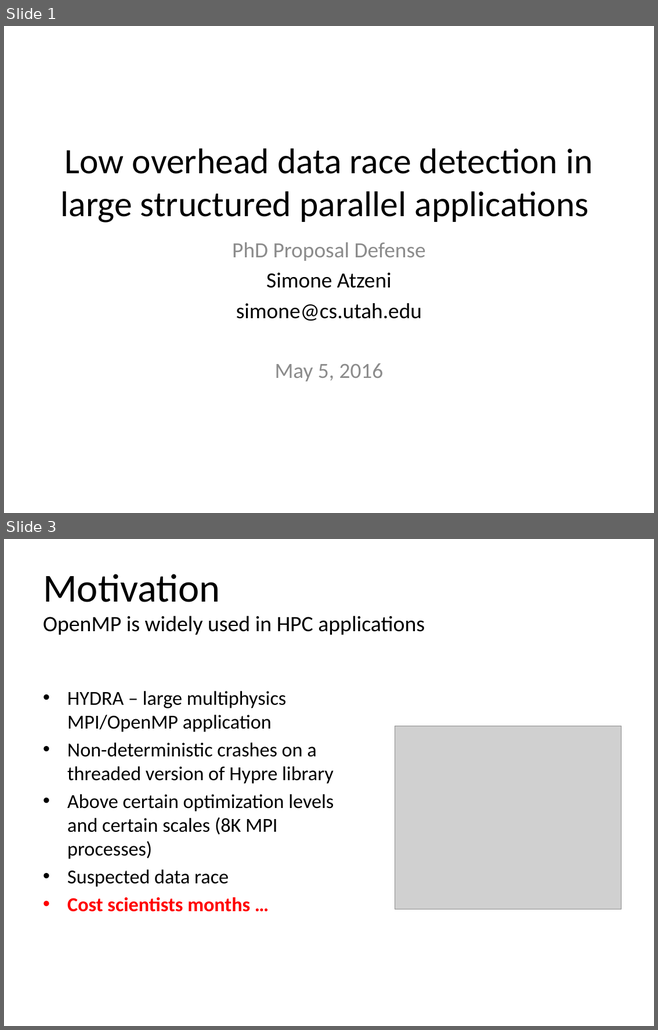
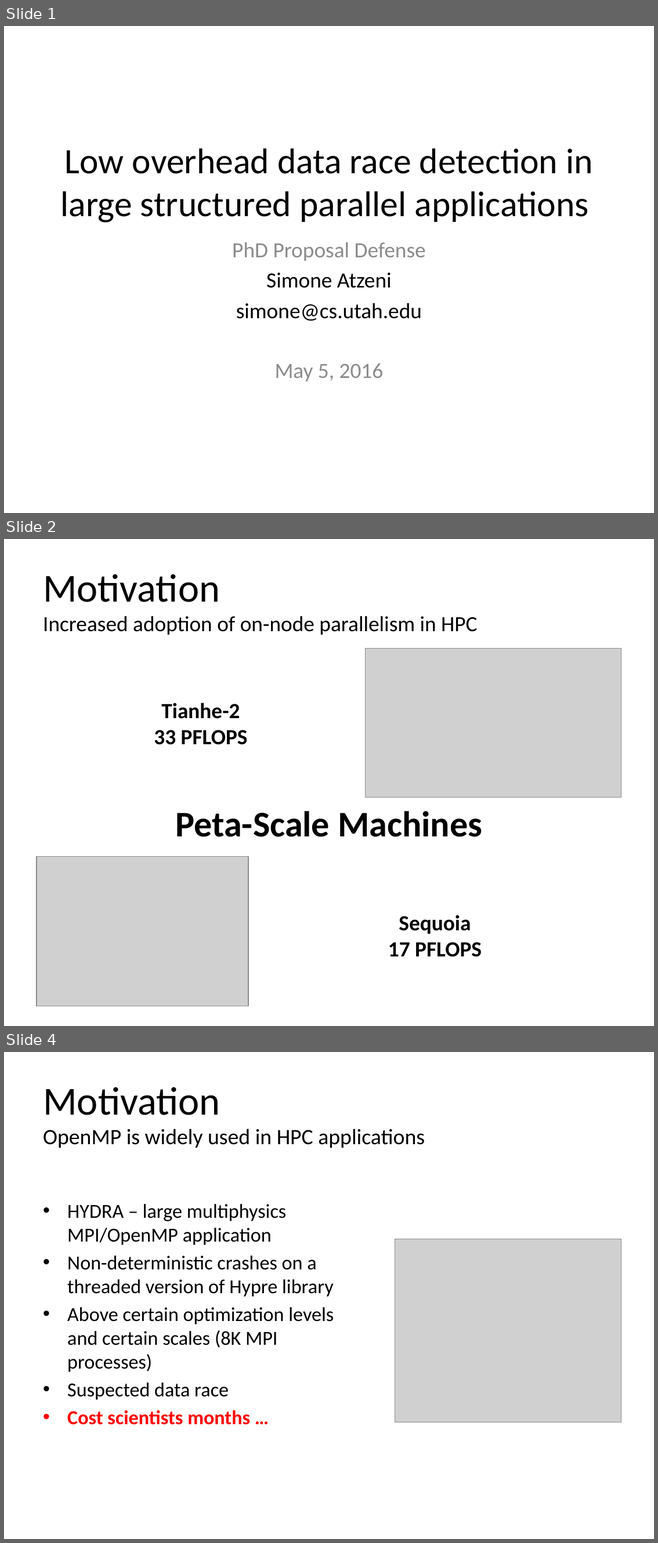
Before and after one commit to simoatze/oral_qualifier, a slide deck: presentation/presentation.pptx. Shown one above the other, each under a label of ours: slides 1 and 3 before the commit, slides 1, 2 and 4 after it; the slides between them are not shown. The pictures are 658x1030 and 658x1543 pixels, drawn with LibreOffice and Linux fonts; fonts in the diff are those of the drawing; grey boxes stand for pictures. Boxes give left, top, right and bottom in pixels: in the first picture for what was removed or moved away, otherwise in the second. Text is boxed around its words. In the diff, an @@ line names an element or a change of style, - is before the commit and + after.

```diff
--- a/presentation/presentation.pptx
+++ b/presentation/presentation.pptx
@@ slide 2 added at (x1=4, y1=539, x2=654, y2=1026), background #FFFFFF @@
@@ title added at (x1=43, y1=574, x2=477, y2=635), 24 pt, text #000000 @@
+Motivation
+Increased adoption of on-node parallelism in HPC
@@ picture added at (x1=365, y1=649, x2=621, y2=798) @@
@@ text added at (x1=154, y1=703, x2=248, y2=745), 24 pt, text #000000, bold @@
+Tianhe-2
+33 PFLOPS
@@ text added at (x1=175, y1=811, x2=482, y2=837), 40 pt, text #000000, bold @@
+Peta-Scale Machines
@@ picture added at (x1=36, y1=857, x2=248, y2=1006) @@
@@ text added at (x1=388, y1=915, x2=481, y2=957), 24 pt, text #000000, bold @@
+Sequoia
+17 PFLOPS
@@ what was slide 3 is now slide 4 @@
```
Also in this commit, not shown: 1 slide changed, 7 other slides added.
